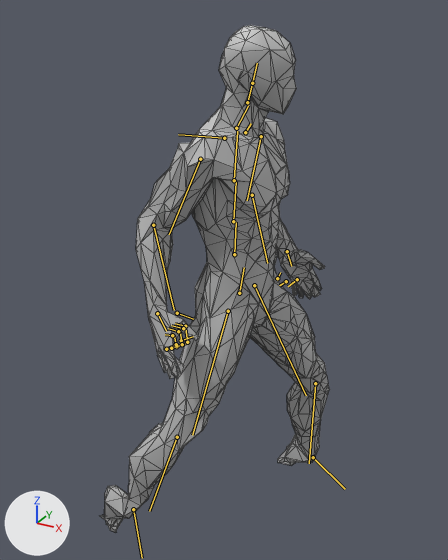
What one commit did to the glTF model assets/models/personaje/base/cuerpo_comun.glb.
Rendered twice from a 50 mm camera at (0.784, -1.525, 1.733) aimed at (-0.086, 0.056, 0.943). The lights are fixed; the arrows at lower left show +X, +Y and +Z. The picture after the commit comes second. Both versions are drawn at frame 0 of the action 'bloquear'; the numbers are the values there. The bones that change, and the others that lie on the model, are drawn over the model as lines. Mesh edges are drawn as thin lines.

Names of what the first picture shows: 'cuerpo'.
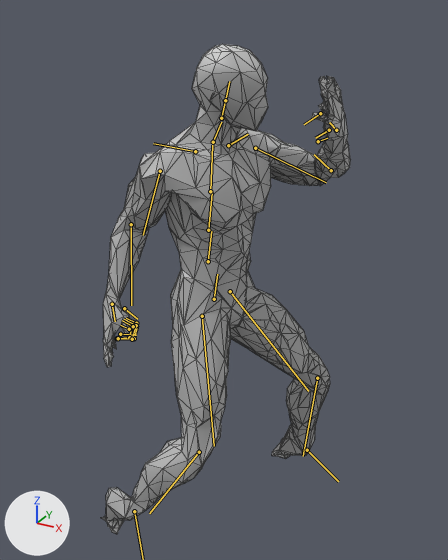
Edits to the bpy script that builds the scene:
```text
Change bone_pelvis:
    where bone_pelvis = bpy.data.objects['Armature'].pose.bones['pelvis']  # child of 'root'
    bone_pelvis.location: (0.019, 0.009, 0.088) -> (0.0, -0.046, 0.007)
    bone_pelvis.rotation_quaternion: (1.0, 0.011, 0.0, 0.0) -> (1.0, 0.0, 0.0, 0.0)  # degrees (1, 0, 0) -> degrees (0, 0, 0)
Change bone_spine_01:
    where bone_spine_01 = bpy.data.objects['Armature'].pose.bones['spine_01']  # child of 'pelvis'
    bone_spine_01.rotation_quaternion: (1.0, 0.0, 0.0, 0.0) -> (0.999, 0.049, 0.0, -0.012)  # degrees (0, 0, 0) -> degrees (6, 0, -1)
Change bone_spine_02:
    where bone_spine_02 = bpy.data.objects['Armature'].pose.bones['spine_02']  # child of 'spine_01'
    bone_spine_02.rotation_quaternion: (1.0, 0.0, 0.0, 0.0) -> (0.999, -0.002, -0.041, 0.021)  # degrees (0, 0, 0) -> degrees (0, -5, 2)
Change bone_spine_03:
    where bone_spine_03 = bpy.data.objects['Armature'].pose.bones['spine_03']  # child of 'spine_02'
    bone_spine_03.rotation_quaternion: (1.0, 0.0, 0.0, 0.0) -> (0.992, -0.001, -0.125, 0.029)  # degrees (0, 0, 0) -> degrees (-1, -14, 3)
Change bone_neck_01:
    where bone_neck_01 = bpy.data.objects['Armature'].pose.bones['neck_01']  # child of 'spine_03'
    bone_neck_01.rotation_quaternion: (1.0, 0.0, 0.0, 0.0) -> (0.996, 0.001, 0.082, -0.024)  # degrees (0, 0, 0) -> degrees (0, 9, -3)
Change bone_head:
    where bone_head = bpy.data.objects['Armature'].pose.bones['head']  # child of 'neck_01'
    bone_head.rotation_quaternion: (0.992, 0.077, 0.096, 0.005) -> (0.981, 0.081, 0.175, -0.027)  # degrees (9, 11, 1) -> degrees (9, 20, -2)
Change bone_upperarm_l:
    where bone_upperarm_l = bpy.data.objects['Armature'].pose.bones['upperarm_l']  # child of 'clavicle_l'
    bone_upperarm_l.rotation_quaternion: (0.977, -0.131, -0.163, 0.027) -> (0.782, 0.139, 0.209, 0.57)  # degrees (-16, -18, 6) -> degrees (28, 10, 75)
Change bone_lowerarm_l:
    where bone_lowerarm_l = bpy.data.objects['Armature'].pose.bones['lowerarm_l']  # child of 'upperarm_l'
    bone_lowerarm_l.rotation_quaternion: (0.932, 0.348, 0.022, 0.1) -> (0.466, 0.844, -0.256, 0.079)  # degrees (41, -2, 12) -> degrees (127, -22, -23)
Change bone_upperarm_r:
    where bone_upperarm_r = bpy.data.objects['Armature'].pose.bones['upperarm_r']  # child of 'clavicle_r'
    bone_upperarm_r.rotation_quaternion: (0.953, -0.284, 0.078, -0.075) -> (0.953, -0.286, 0.084, -0.058)  # degrees (-34, 6, -11) -> degrees (-34, 7, -9)
Change bone_lowerarm_r:
    where bone_lowerarm_r = bpy.data.objects['Armature'].pose.bones['lowerarm_r']  # child of 'upperarm_r'
    bone_lowerarm_r.rotation_quaternion: (0.895, 0.438, -0.021, -0.075) -> (0.885, 0.443, 0.089, -0.11)  # degrees (52, 2, -9) -> degrees (52, 15, -7)
Change bone_thigh_l:
    where bone_thigh_l = bpy.data.objects['Armature'].pose.bones['thigh_l']  # child of 'pelvis'
    bone_thigh_l.rotation_quaternion: (0.97, -0.207, 0.026, -0.126) -> (0.934, -0.312, 0.054, -0.165)  # degrees (-24, 0, -15) -> degrees (-37, 0, -20)
Change bone_calf_l:
    where bone_calf_l = bpy.data.objects['Armature'].pose.bones['calf_l']  # child of 'thigh_l'
    bone_calf_l.rotation_quaternion: (0.978, 0.207, -0.013, 0.022) -> (0.929, 0.366, -0.035, 0.04)  # degrees (24, -2, 2) -> degrees (43, -5, 3)
Change bone_foot_l:
    where bone_foot_l = bpy.data.objects['Armature'].pose.bones['foot_l']  # child of 'calf_l'
    bone_foot_l.rotation_quaternion: (0.526, 0.845, -0.082, 0.049) -> (0.556, 0.825, -0.086, 0.062)  # degrees (117, -10, -5) -> degrees (112, -11, -4)
Change bone_thigh_r:
    where bone_thigh_r = bpy.data.objects['Armature'].pose.bones['thigh_r']  # child of 'pelvis'
    bone_thigh_r.rotation_quaternion: (0.988, 0.061, 0.012, 0.142) -> (0.994, -0.082, -0.028, 0.063)  # degrees (7, 0, 16) -> degrees (-10, -3, 7)
Change bone_calf_r:
    where bone_calf_r = bpy.data.objects['Armature'].pose.bones['calf_r']  # child of 'thigh_r'
    bone_calf_r.rotation_quaternion: (0.986, 0.167, 0.012, -0.002) -> (0.934, 0.266, 0.015, 0.237)  # degrees (19, 1, 0) -> degrees (30, -6, 27)
Change bone_foot_r:
    where bone_foot_r = bpy.data.objects['Armature'].pose.bones['foot_r']  # child of 'calf_r'
    bone_foot_r.rotation_quaternion: (0.734, 0.552, -0.396, -0.015) -> (0.795, 0.509, -0.329, 0.004)  # degrees (85, -34, -34) -> degrees (72, -32, -23)
```

What differs and where, as boxes (x1, y1, x2, y2) in the pictures (448 x 560 px):
'cuerpo', posed (8% wider)
    before: (100, 25, 330, 533)
    after: (101, 44, 350, 534)
bone 'pelvis', root to tip
    before: (239, 293) to (244, 267)
    after: (214, 299) to (217, 274)
bone 'spine_01', root to tip
    before: (234, 254) to (236, 222)
    after: (208, 261) to (211, 231)
bone 'spine_02', root to tip
    before: (233, 221) to (236, 181)
    after: (208, 230) to (212, 192)
bone 'spine_03', root to tip
    before: (234, 180) to (237, 131)
    after: (210, 191) to (212, 145)
bone 'neck_01', root to tip
    before: (236, 128) to (248, 105)
    after: (213, 142) to (221, 122)
bone 'head', root to tip
    before: (247, 102) to (252, 83)
    after: (221, 118) to (225, 100)
bone 'upperarm_l', root to tip
    before: (261, 136) to (247, 200)
    after: (255, 148) to (326, 182)
bone 'lowerarm_l', root to tip
    before: (252, 195) to (267, 263)
    after: (331, 170) to (314, 154)
bone 'upperarm_r', root to tip
    before: (200, 159) to (169, 234)
    after: (160, 171) to (143, 235)
bone 'lowerarm_r', root to tip
    before: (153, 225) to (174, 310)
    after: (131, 224) to (131, 305)
bone 'thigh_l', root to tip
    before: (254, 285) to (306, 395)
    after: (230, 291) to (308, 391)
bone 'calf_l', root to tip
    before: (315, 383) to (309, 463)
    after: (317, 378) to (303, 456)
bone 'foot_l', root to tip
    before: (313, 457) to (345, 489)
    after: (307, 450) to (338, 481)
bone 'thigh_r', root to tip
    before: (228, 311) to (192, 435)
    after: (202, 316) to (214, 446)
bone 'calf_r', root to tip
    before: (177, 437) to (149, 511)
    after: (199, 452) to (149, 513)
bone 'foot_r', root to tip
    before: (133, 509) to (142, 558)
    after: (134, 511) to (143, 559)
